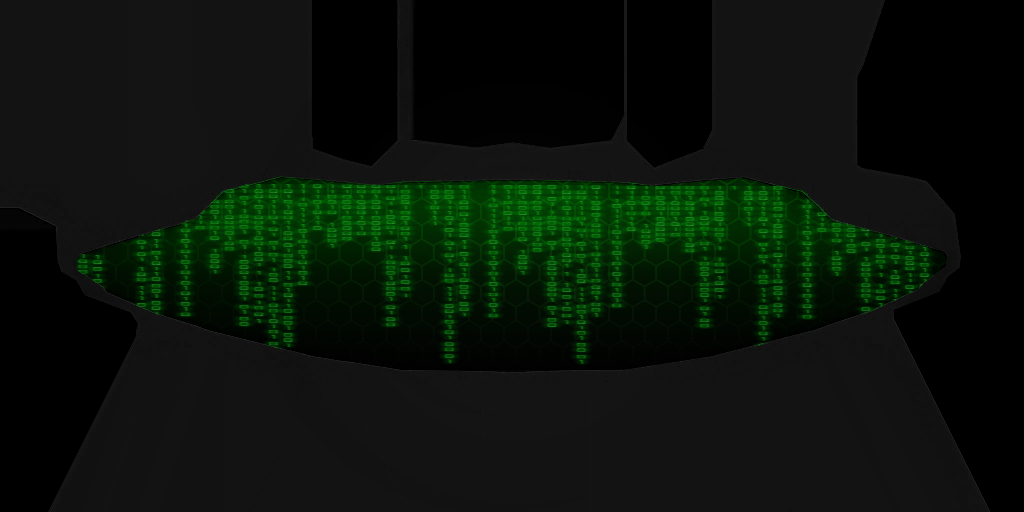
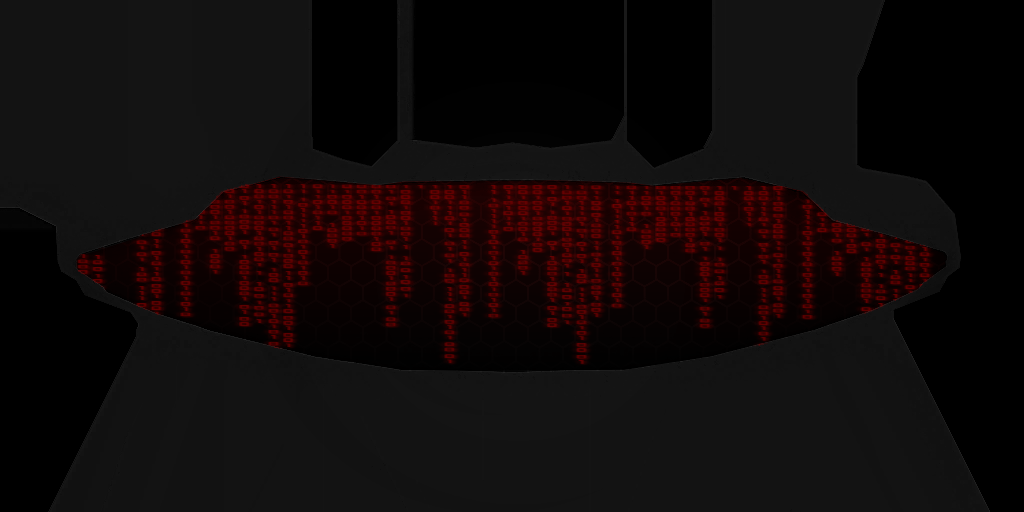
Before/after of a 1024x512 layered artwork. What changed in the layer stack:
pixels changed over left=76, top=176, right=947, bottom=365 (layer not identified)
